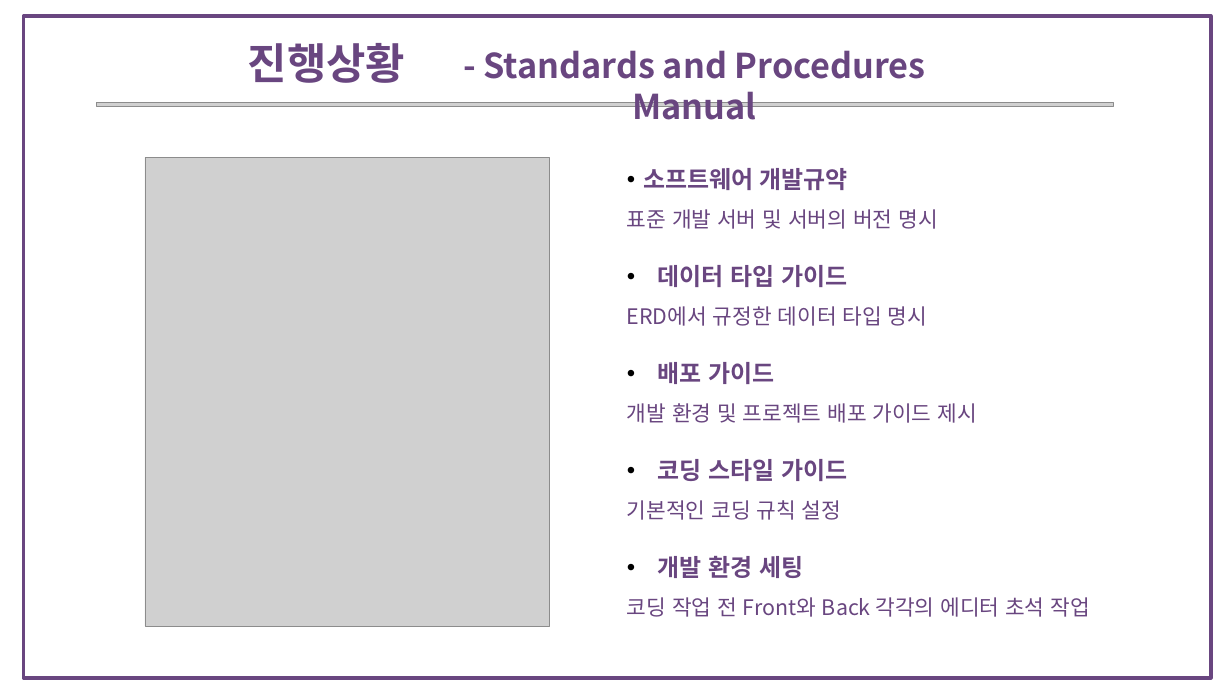
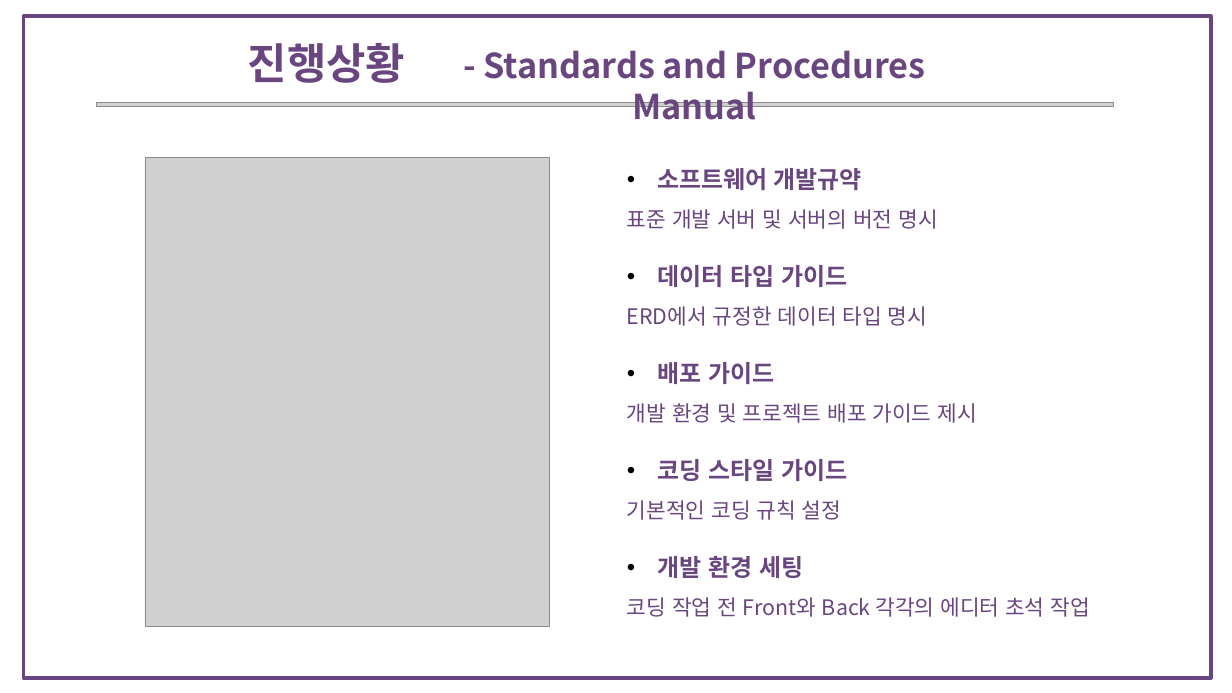
Before and after one commit to bitnarii/YMPM, a slide deck: slide 13 of 기획서/5조 Fit-back.pptx. Drawn at 1232x693 pixels with LibreOffice and Linux fonts; fonts in the diff are those of the drawing; grey boxes stand for pictures. Boxes give left, top, right and bottom in pixels: in the first picture for what was removed or moved away, otherwise in the second. Text is boxed around its words. In the diff, an @@ line names an element or a change of style, - is before the commit and + after.

```diff
--- a/기획서/5조 Fit-back.pptx
+++ b/기획서/5조 Fit-back.pptx
@@ text at (x1=658, y1=168, x2=861, y2=190): indent changed @@
```
Also in this commit, not shown: 3 other slides changed.
